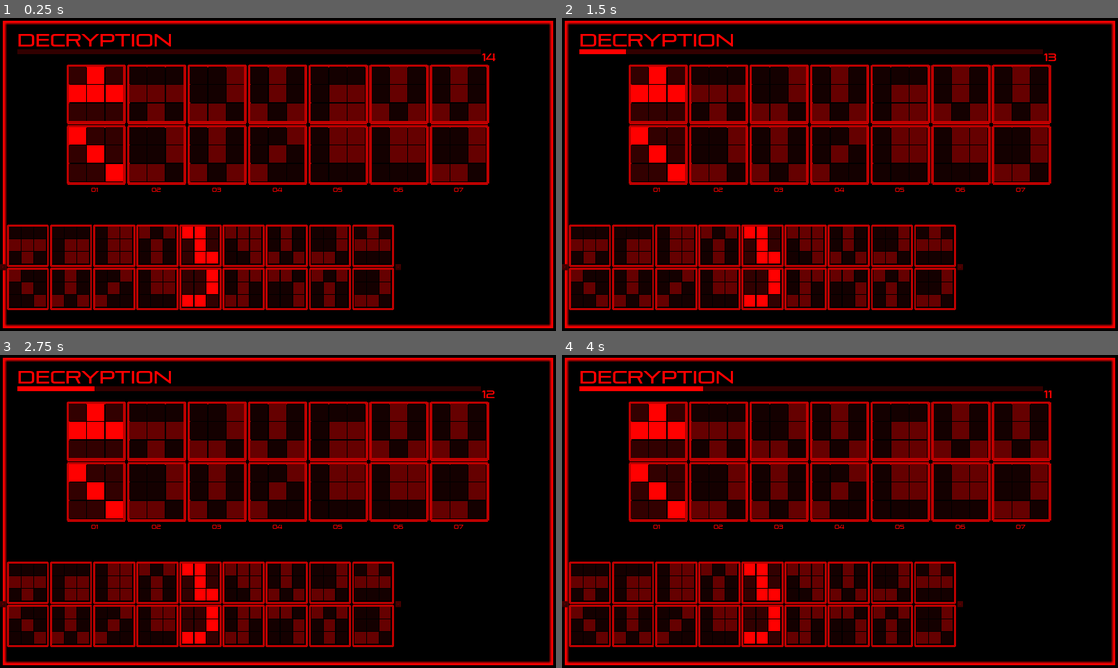
Above: before the commit, frames 1-4 (two rows, left to right).
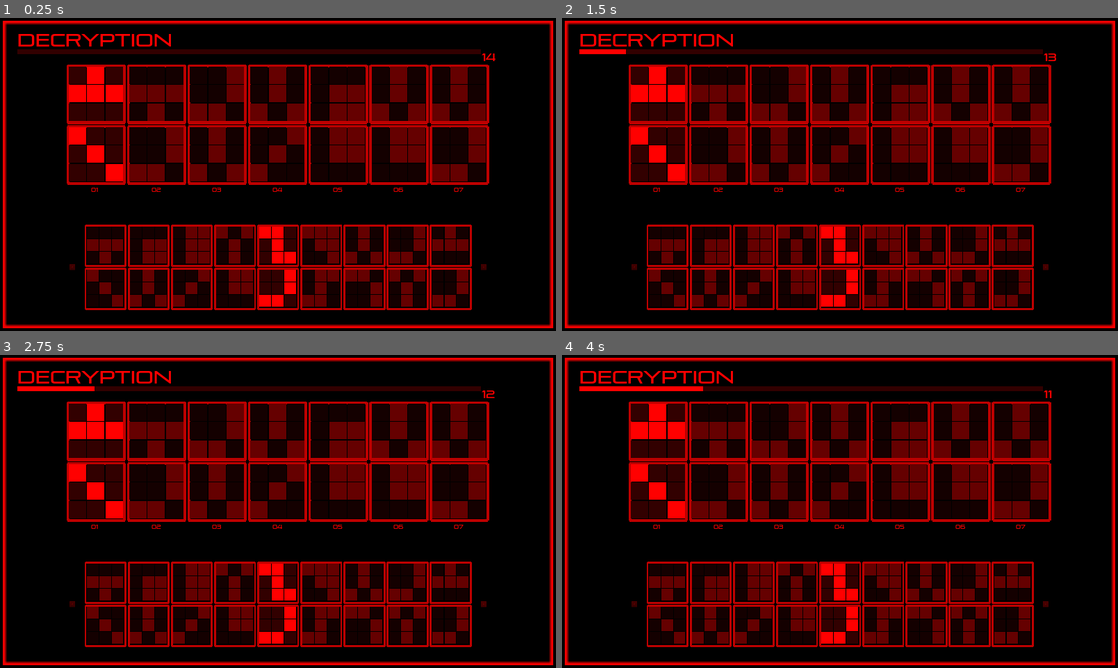
Above: after the commit, the same moments.

Repository: abarichello/gamine
Game: Godot game, scene res://scenes/Main.tscn
Two runs of this game, one before a commit and one after it. Both use one fixed random seed, a clock stepped at 60 frames per second and the inputs below.
Inputs:
- Up to frame 1 (0.25 s): no input
- Up to frame 2 (1.5 s): click "<" at 0.5 s; click ">" at 1.25 s
- Up to frame 3 (2.75 s): tap Enter (ui_accept) at 2, 2.27 s; hold Right (ui_right) from 2.03 s (still down)
- Up to frame 4 (4 s): tap Enter (ui_accept) at 2.75, 3.02, 3.5 s; release Right (ui_right) at 2.78 s; hold Down (ui_down) 2.78-3.53 s; hold Right (ui_right) from 3.53 s (still down)

The runs differ from the first frame. In frame 1, 13% of the frame differs, in the area x 0-88%, y 66-94%; in frame 2, 13%; in frame 3, 13%; in frame 4, 13%.

Commit message:
Fix buttons size flags

Diff:
--- a/game/scenes/Game.tscn
+++ b/game/scenes/Game.tscn
@@ -391,7 +391,7 @@
 override_selected_font_color = false
 _sections_unfolded = [ "Anchor", "BBCode", "Focus", "Grow Direction", "Hint", "Margin", "Material", "Mouse", "Pause", "Rect", "Size Flags", "Theme", "Visibility", "custom_colors", "custom_constants", "custom_fonts", "custom_styles" ]
 
-[node name="3" type="HBoxContainer" parent="." index="3"]
+[node name="3" type="Container" parent="." index="3"]
 
 anchor_left = 0.5
 anchor_top = 1.0
@@ -402,22 +402,42 @@
 margin_right = 960.0
 rect_pivot_offset = Vector2( 0, 0 )
 rect_clip_content = false
-mouse_filter = 1
-mouse_default_cursor_shape = 0
-size_flags_horizontal = 2
-size_flags_vertical = 0
-alignment = 0
-_sections_unfolded = [ "Anchor", "Focus", "Grow Direction", "Hint", "Margin", "Material", "Mouse", "Pause", "Rect", "Size Flags", "Theme", "Visibility", "custom_constants" ]
-
-[node name="LeftButton" type="Button" parent="3" index="0"]
-
-anchor_left = 0.0
-anchor_top = 0.0
-anchor_right = 0.0
-anchor_bottom = 0.0
-margin_top = 210.0
+mouse_filter = 0
+mouse_default_cursor_shape = 0
+size_flags_horizontal = 0
+size_flags_vertical = 0
+_sections_unfolded = [ "Anchor", "Focus", "Grow Direction", "Hint", "Margin", "Material", "Mouse", "Pause", "Rect", "Size Flags", "Theme", "Visibility", "custom_constants" ]
+
+[node name="LeftPanel" type="VBoxContainer" parent="3" index="0"]
+
+anchor_left = 0.0
+anchor_top = 0.5
+anchor_right = 0.0
+anchor_bottom = 0.5
+margin_left = 240.0
+margin_top = -10.0
+margin_right = 260.0
+margin_bottom = 10.0
+rect_pivot_offset = Vector2( 0, 0 )
+rect_clip_content = false
+mouse_filter = 1
+mouse_default_cursor_shape = 0
+size_flags_horizontal = 0
+size_flags_vertical = 3
+alignment = 0
+_sections_unfolded = [ "Size Flags" ]
+__meta__ = {
+"_edit_group_": true
+}
+
+[node name="LeftButton" type="Button" parent="3/LeftPanel" index="0"]
+
+anchor_left = 0.0
+anchor_top = 0.0
+anchor_right = 0.0
+anchor_bottom = 0.0
 margin_right = 20.0
-margin_bottom = 230.0
+margin_bottom = 20.0
 rect_pivot_offset = Vector2( 0, 0 )
 rect_clip_content = false
 focus_mode = 2
@@ -436,19 +456,20 @@
 
 [node name="Answers" type="VBoxContainer" parent="3" index="1"]
 
-anchor_left = 0.0
-anchor_top = 0.0
-anchor_right = 0.0
-anchor_bottom = 0.0
-margin_left = 24.0
-margin_top = 218.0
-margin_right = 24.0
-margin_bottom = 222.0
-rect_pivot_offset = Vector2( 0, 0 )
-rect_clip_content = false
-mouse_filter = 1
-mouse_default_cursor_shape = 0
-size_flags_horizontal = 5
+anchor_left = 0.5
+anchor_top = 0.5
+anchor_right = 0.5
+anchor_bottom = 0.5
+margin_left = -668.5
+margin_top = -147.0
+margin_right = 668.5
+margin_bottom = 147.0
+rect_min_size = Vector2( 1337, 294 )
+rect_pivot_offset = Vector2( 0, 0 )
+rect_clip_content = false
+mouse_filter = 1
+mouse_default_cursor_shape = 0
+size_flags_horizontal = 4
 size_flags_vertical = 4
 alignment = 0
 _sections_unfolded = [ "Anchor", "Focus", "Grow Direction", "Hint", "Margin", "Material", "Mouse", "Pause", "Rect", "Size Flags", "Theme", "Visibility", "custom_constants" ]
@@ -459,6 +480,7 @@
 anchor_top = 0.0
 anchor_right = 0.0
 anchor_bottom = 0.0
+margin_right = 1337.0
 rect_pivot_offset = Vector2( 0, 0 )
 rect_clip_content = false
 mouse_filter = 1
@@ -475,6 +497,7 @@
 anchor_right = 0.0
 anchor_bottom = 0.0
 margin_top = 4.0
+margin_right = 1337.0
 margin_bottom = 4.0
 rect_pivot_offset = Vector2( 0, 0 )
 rect_clip_content = false
@@ -485,16 +508,36 @@
 alignment = 0
 _sections_unfolded = [ "Anchor", "Focus", "Grow Direction", "Hint", "Margin", "Material", "Mouse", "Pause", "Rect", "Size Flags", "Theme", "Visibility", "custom_constants" ]
 
-[node name="RightButton" type="Button" parent="3" index="2"]
-
-anchor_left = 0.0
-anchor_top = 0.0
-anchor_right = 0.0
-anchor_bottom = 0.0
-margin_left = 28.0
-margin_top = 210.0
-margin_right = 48.0
-margin_bottom = 230.0
+[node name="RightPanel" type="VBoxContainer" parent="3" index="2"]
+
+anchor_left = 1.0
+anchor_top = 0.5
+anchor_right = 1.0
+anchor_bottom = 0.5
+margin_left = -260.0
+margin_top = -10.0
+margin_right = -240.0
+margin_bottom = 10.0
+rect_pivot_offset = Vector2( 0, 0 )
+rect_clip_content = false
+mouse_filter = 1
+mouse_default_cursor_shape = 0
+size_flags_horizontal = 0
+size_flags_vertical = 3
+alignment = 0
+_sections_unfolded = [ "Size Flags" ]
+__meta__ = {
+"_edit_group_": true
+}
+
+[node name="RightButton" type="Button" parent="3/RightPanel" index="0"]
+
+anchor_left = 0.0
+anchor_top = 0.0
+anchor_right = 0.0
+anchor_bottom = 0.0
+margin_right = 20.0
+margin_bottom = 20.0
 rect_pivot_offset = Vector2( 0, 0 )
 rect_clip_content = false
 focus_mode = 2
